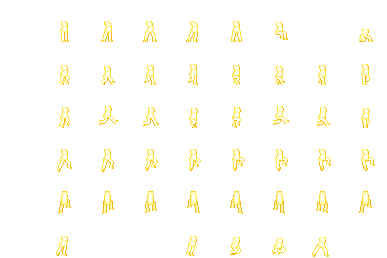
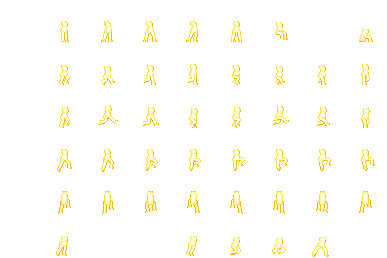
Revision of a layered 387 × 258 image; what changed, layer by layer:
added layer "Pasted Layer" (erase) above "Main Body" over left=66, top=112, right=368, bottom=157
painted on "Main Body" over left=66, top=25, right=369, bottom=157
